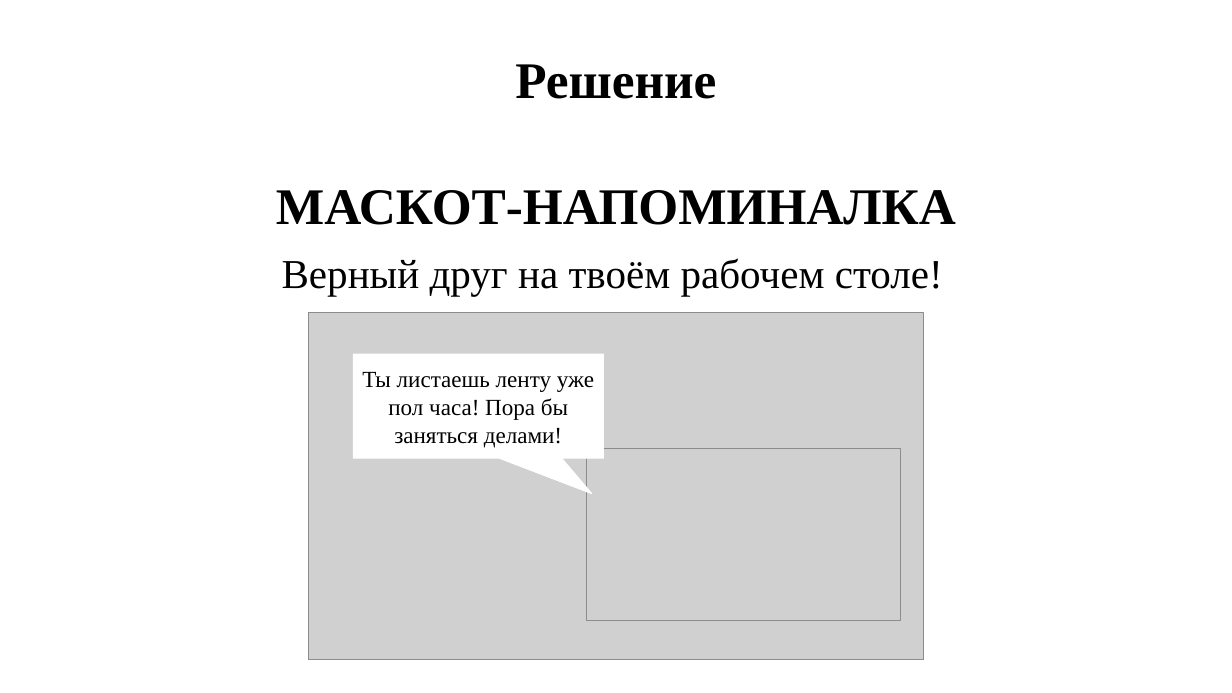
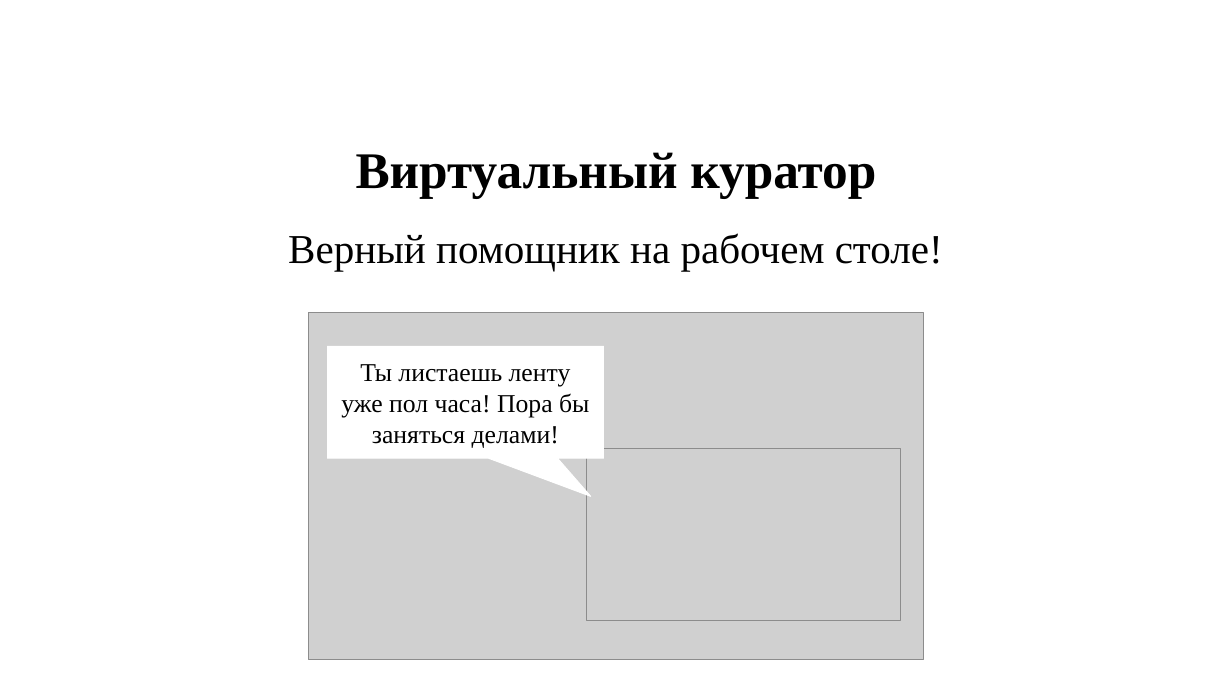
Before and after one commit to DronSyperlol/VirtualCurator, a slide deck: slide 1 of Docs/Presentation.pptx (slide 5 before the commit). Drawn at 1232x693 pixels with LibreOffice and Linux fonts; fonts in the diff are those of the drawing; grey boxes stand for pictures. Boxes give left, top, right and bottom in pixels: in the first picture for what was removed or moved away, otherwise in the second. Text is boxed around its words. In the diff, an @@ line names an element or a change of style, - is before the commit and + after.

```diff
--- a/Docs/Presentation.pptx
+++ b/Docs/Presentation.pptx
@@ text removed at bbox=[515, 64, 716, 99] @@
-Решение
@@ text added at bbox=[356, 152, 876, 198], 40 pt, text #000000, bold @@
+Виртуальный куратор
@@ text removed at bbox=[276, 190, 956, 225] @@
-МАСКОТ-НАПОМИНАЛКА
@@ text at bbox=[288, 233, 943, 271]: text changed @@
-Верный друг на твоём рабочем столе!
+Верный помощник на рабочем столе!
@@ speech box "Ты листаешь ленту уже пол ...": place and size @@
-speech box "Ты листаешь ленту уже пол ..." at bbox=[353, 354, 604, 458]
+speech box "Ты листаешь ленту уже пол ..." at bbox=[327, 347, 604, 458]
@@ speech box "Ты листаешь ленту уже пол ..." at bbox=[327, 347, 604, 458]: size 18 to 20 pt @@
```
Also in this commit, not shown: 4 other slides changed, 7 slides added, 4 slides removed.
